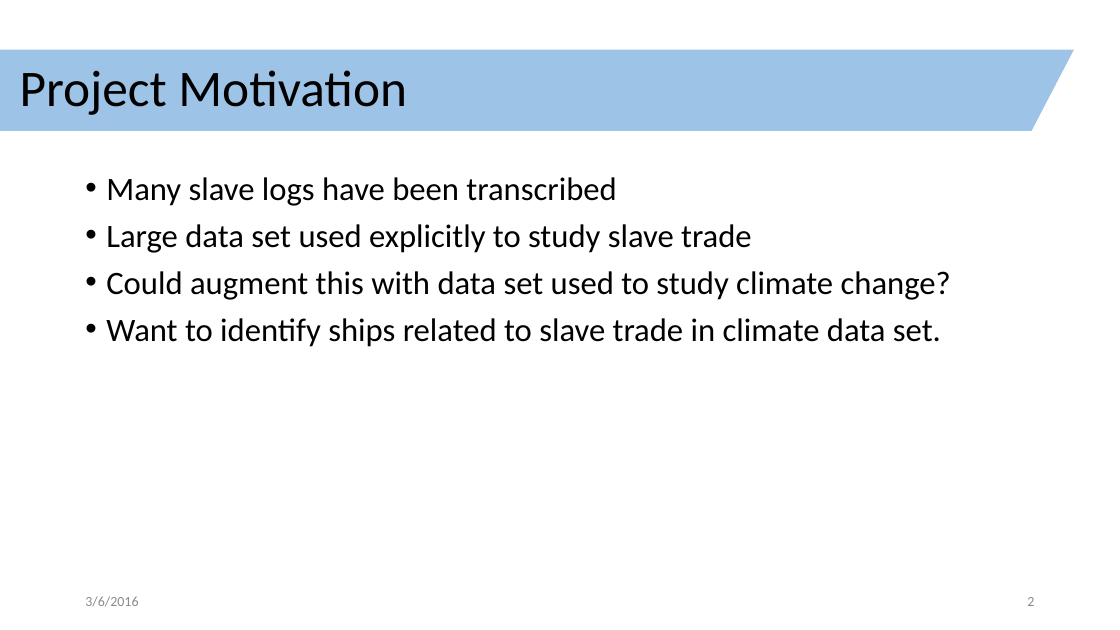
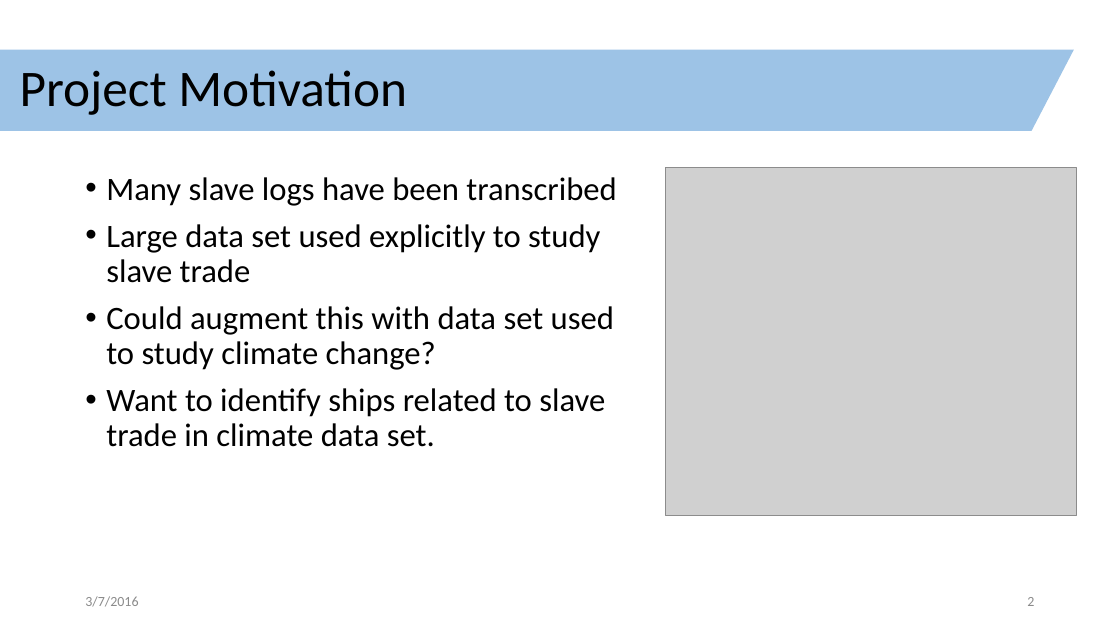
Before and after one commit to clarka34/exploringShipLogbooks, a slide deck: slide 2 of technology_review/technology_review.pptx. Drawn at 1120x630 pixels with LibreOffice and Linux fonts; fonts in the diff are those of the drawing; grey boxes stand for pictures. Boxes give left, top, right and bottom in pixels: in the first picture for what was removed or moved away, otherwise in the second. Text is boxed around its words. In the diff, an @@ line names an element or a change of style, - is before the commit and + after.

```diff
--- a/technology_review/technology_review.pptx
+++ b/technology_review/technology_review.pptx
@@ text "Many slave logs have been ..." rewrapped from box(106, 177, 951, 347) to box(106, 177, 616, 447) @@
@@ picture added at box(665, 168, 1076, 516) @@
@@ text at box(85, 596, 138, 607): text changed @@
-3/6/2016
+3/7/2016
```
Also in this commit, not shown: 5 other slides changed, 4 slides added.
